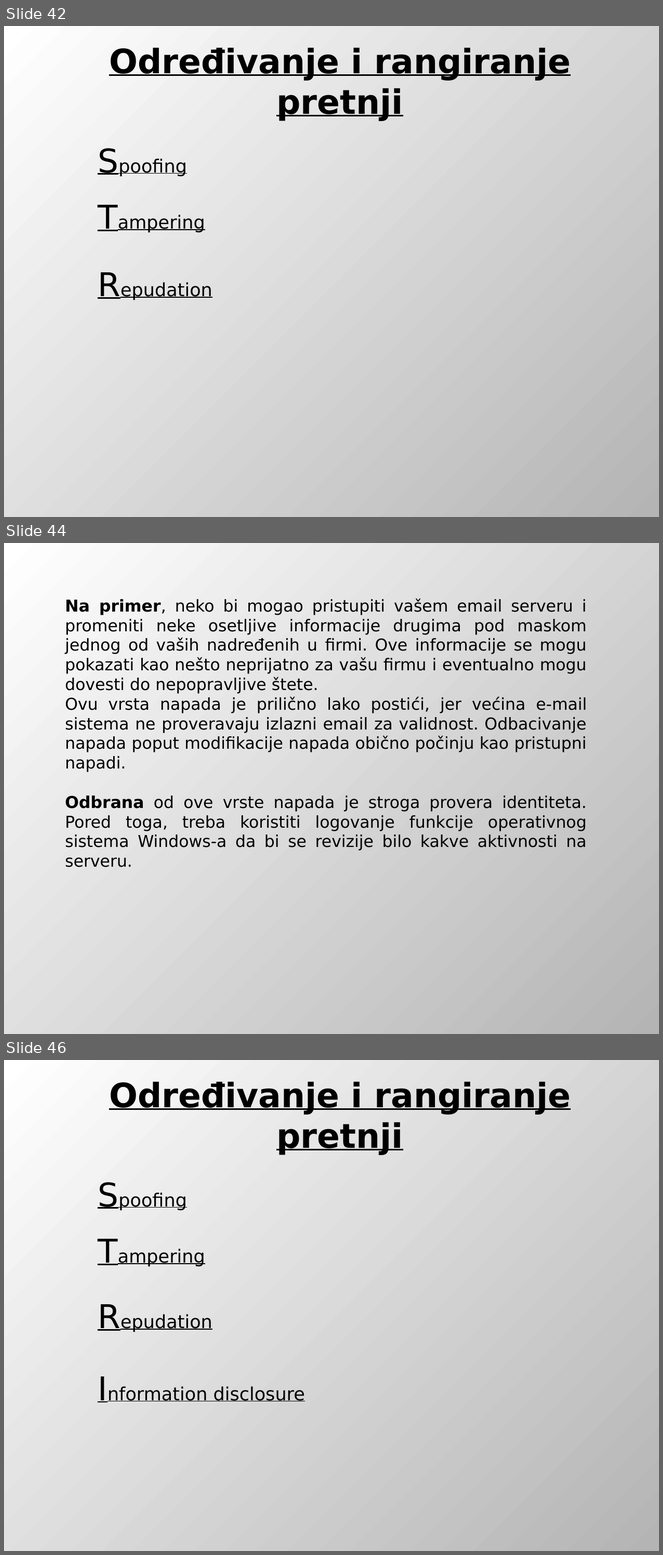
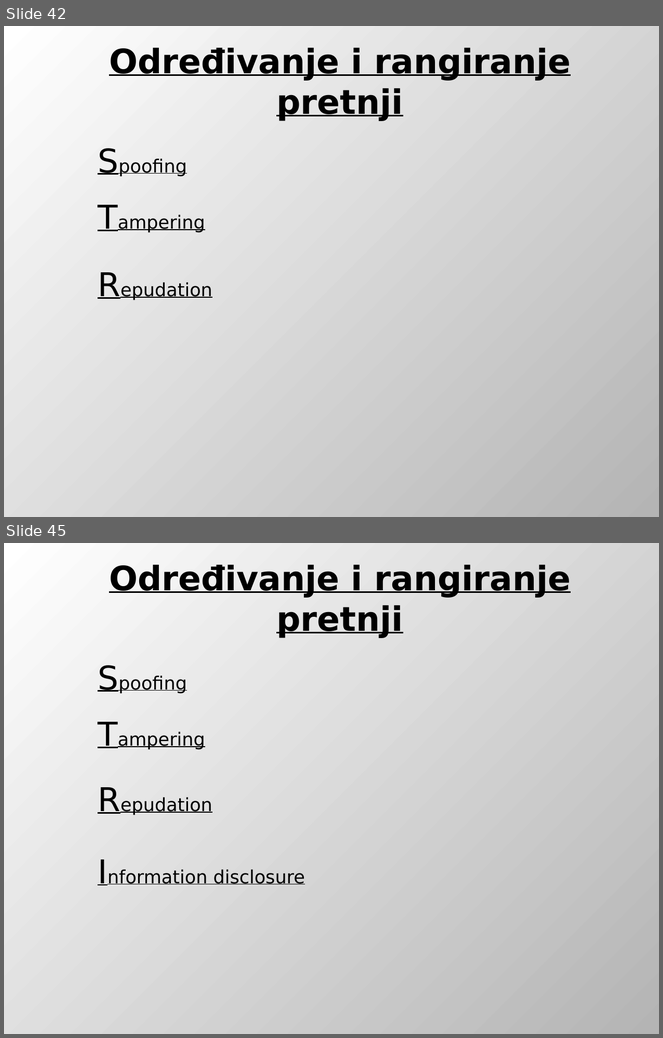
Before and after one commit to DejanUrosevic/XML-Projekat, a slide deck: Model Pretnji.pptx. Shown one above the other, each under a label of ours: slides 42, 44 and 46 before the commit, slides 42 and 45 after it; the slides between them are not shown. The pictures are 663x1555 and 663x1038 pixels, drawn with LibreOffice and Linux fonts; fonts in the diff are those of the drawing. Boxes give left, top, right and bottom in pixels: in the first picture for what was removed or moved away, otherwise in the second. Text is boxed around its words. In the diff, an @@ line names an element or a change of style, - is before the commit and + after.

Commit message:
Ubaceni napadi repudiation i information disclosure u prezentaciju...

```diff
--- a/Model Pretnji.pptx
+++ b/Model Pretnji.pptx
@@ slide 44 removed at [4,543,659,1034], background gradient #FFFFFF to #B4B4B4 @@
@@ text removed at [65,598,587,867] @@
-Na primer, neko bi mogao pristupiti vašem email serveru i promeniti neke osetljive informacije drugima pod maskom jednog od vaših nadređenih u firmi. Ove informacije se mogu pokazati kao nešto neprijatno za vašu firmu i eventualno mogu dovesti do nepopravljive štete.
-Ovu vrsta napada je prilično lako postići, jer većina e-mail sistema ne proveravaju izlazni email za validnost. Odbacivanje napada poput modifikacije napada obično počinju kao pristupni napadi.
-Odbrana od ove vrste napada je stroga provera identiteta. Pored toga, treba koristiti logovanje funkcije operativnog sistema Windows-a da bi se revizije bilo kakve aktivnosti na serveru.
@@ what was slide 46 is now slide 45 @@
```
Also in this commit, not shown: 2 slides changed, 2 slides added, 7 other slides removed.
